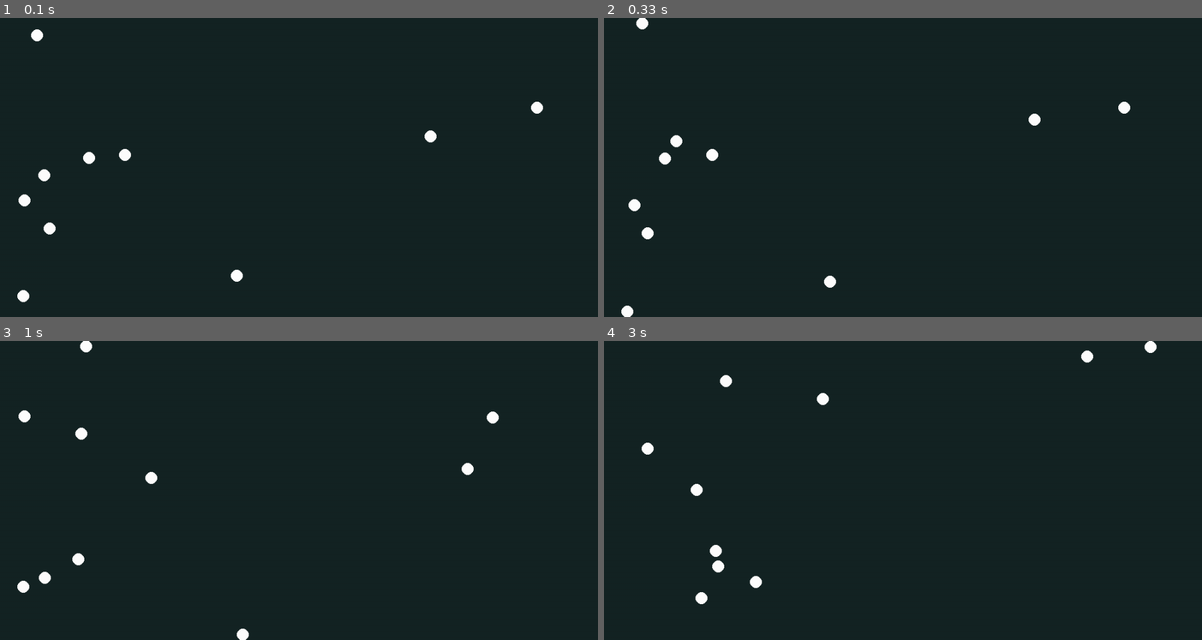
Above: before the commit, frames 1-4 (two rows, left to right).
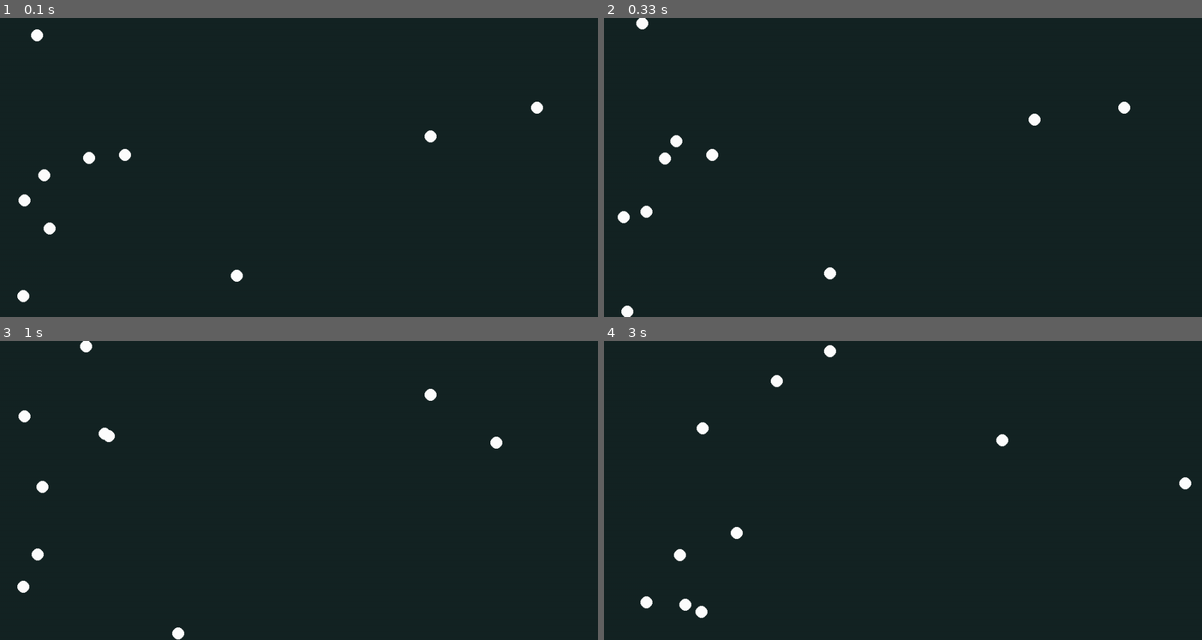
Above: after the commit, the same moments.

Repository: darceno/lifebox-simulator
Game: pygame game, started from src/main.py
Two runs of this game, one before a commit and one after it. Both use one fixed random seed, a clock stepped at 60 frames per second and the inputs below.
Inputs:
- Up to frame 1 (0.1 s): no input
- Up to frame 2 (0.33 s): no input
- Up to frame 3 (1 s): no input
- Up to frame 4 (3 s): no input

Frame 1 is identical in both runs. In frame 2, 0.4% of the frame differs, in the area x 2-39%, y 60-91%; in frame 3, 0.9%; in frame 4, 1.4%, in the area x 6-99%, y 0-93%.

Commit message:
Refactor movement code

Diff:
--- a/src/main.py
+++ b/src/main.py
@@ -22,6 +22,7 @@
         self.color = color
         self.decision = None
         self.rect = pygame.Rect(self.x, self.y, 1, 1)
+        self.last_decision = 0
 
     def draw(self):
         rect_x = self.x - self.size
@@ -39,6 +40,7 @@
         self.last_decision = 0
 
     def move(self):
+        self.last_decision += 1
         if self.decision == 0 and self.x < WIDTH_SIZE-self.size: #right
             self.x += SPEED
         elif self.decision == 1 and self.x > 20: #left
@@ -61,6 +63,9 @@
             self.y -= SPEED
         else:
             self.move_decision()
+        if self.last_decision > self.decision_delay:
+            self.move_decision()
+            self.last_decision = 0
 
 # Simulation main class
 class MAIN:
@@ -77,10 +82,6 @@
         for organism in self.organisms:
             organism.draw()
             organism.move()
-            organism.last_decision += 1
-            if organism.last_decision > organism.decision_delay:
-                organism.move_decision()
-                organism.last_decision = 0
 
         for i in range(len(self.organisms)):
             for j in range(i+1, len(self.organisms)):
